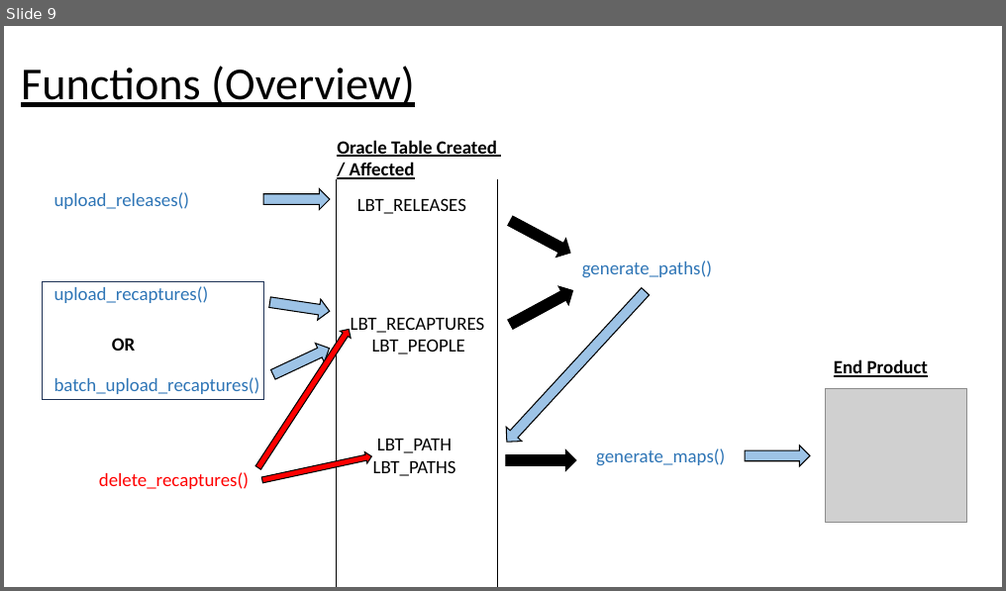
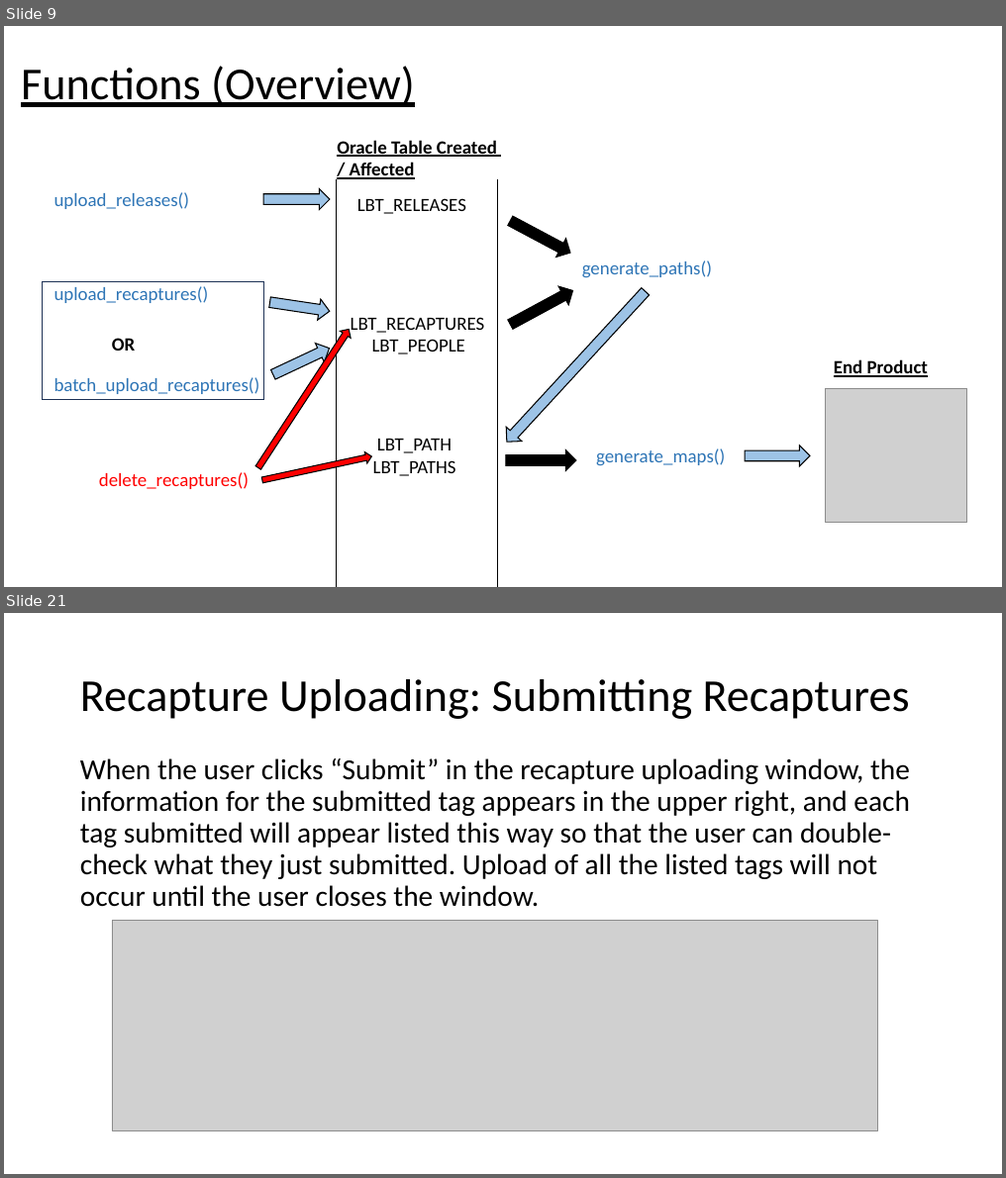
Before and after one commit to LobsterScience/LobTag2, a slide deck: app.files/user_guide.pptx. Shown one above the other, each under a label of ours: slide 9 before the commit, slides 9 and 21 after it; the slides between them are not shown. The pictures are 1006x591 and 1006x1178 pixels, drawn with LibreOffice and Linux fonts; fonts in the diff are those of the drawing; grey boxes stand for pictures. Boxes give left, top, right and bottom in pixels: in the first picture for what was removed or moved away, otherwise in the second. Text is boxed around its words. In the diff, an @@ line names an element or a change of style, - is before the commit and + after.

Commit message:
more slides added to user guide. Minor edits to generate_maps

```diff
--- a/app.files/user_guide.pptx
+++ b/app.files/user_guide.pptx
@@ slide 21 added at [4, 613, 1002, 1174], background #FFFFFF @@
@@ title added at [80, 679, 910, 719], 44 pt, text #000000 @@
+Recapture Uploading: Submitting Recaptures
@@ text added at [80, 759, 910, 907], 28 pt, text #000000 @@
+When the user clicks “Submit” in the recapture uploading window, the information for the submitted tag appears in the upper right, and each tag submitted will appear listed this way so that the user can double-check what they just submitted. Upload of all the listed tags will not occur until the user closes the window.
@@ picture added at [112, 921, 878, 1131] @@
```
Also in this commit, not shown: 3 slides changed, 13 other slides added, 1 other file.
